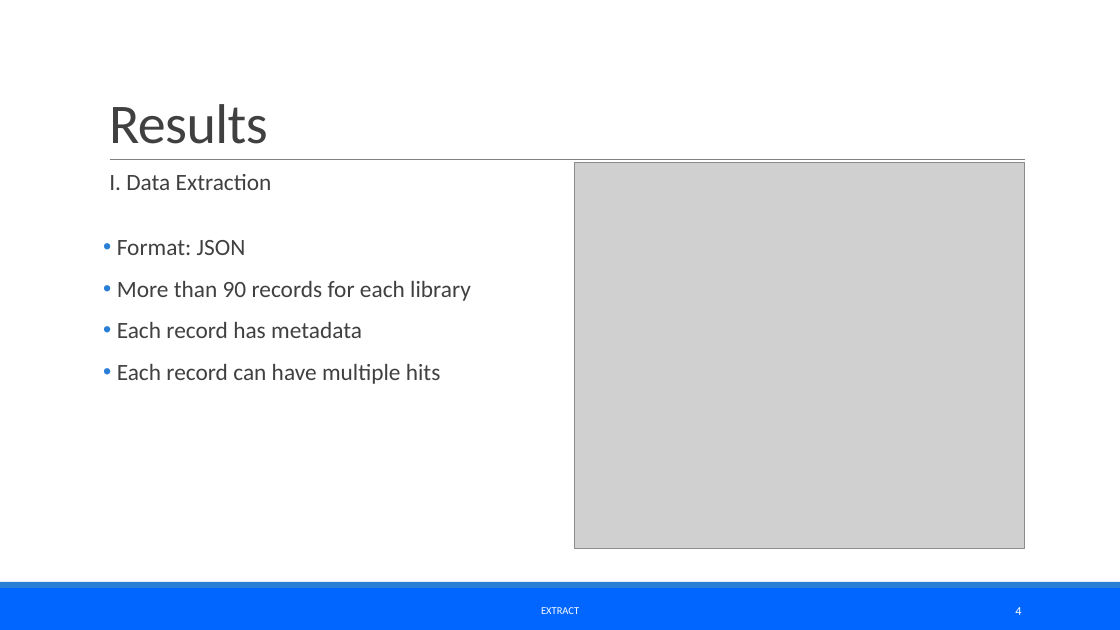
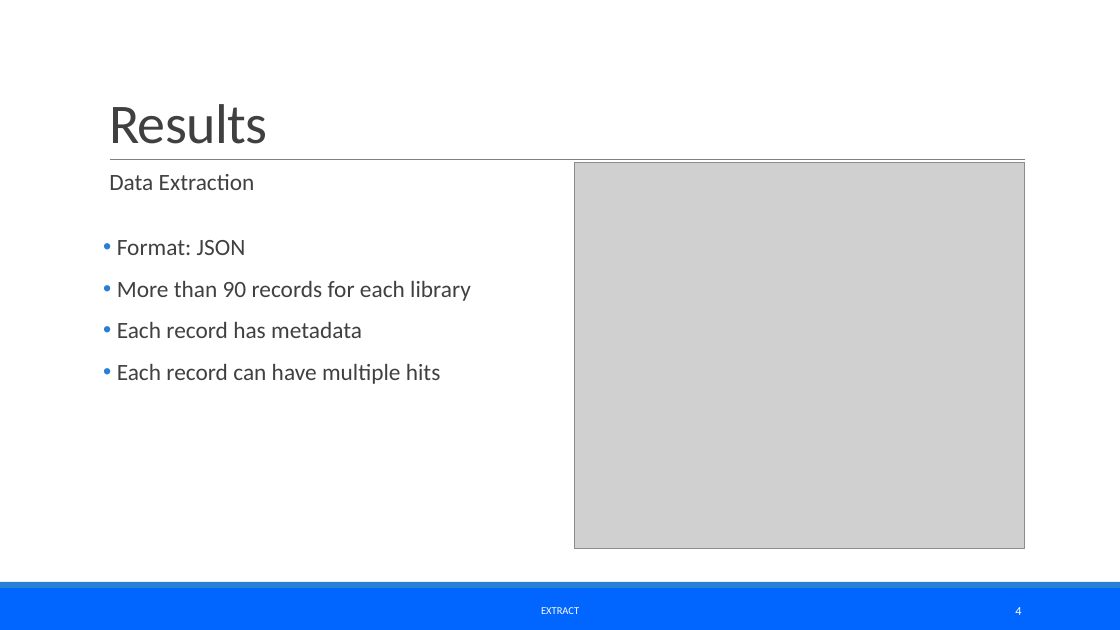
Before and after one commit to jozef1v/MS_Synthetic_Library, a slide deck: slide 4 of Presentation/Prezentácia_MS_Library.pptx. Drawn at 1120x630 pixels with LibreOffice and Linux fonts; fonts in the diff are those of the drawing; grey boxes stand for pictures. Boxes give left, top, right and bottom in pixels: in the first picture for what was removed or moved away, otherwise in the second. Text is boxed around its words. In the diff, an @@ line names an element or a change of style, - is before the commit and + after.

```diff
--- a/Presentation/Prezentácia_MS_Library.pptx
+++ b/Presentation/Prezentácia_MS_Library.pptx
@@ text at bbox=[109, 174, 255, 190]: text changed @@
-I. Data Extraction
+Data Extraction
```
Also in this commit, not shown: 13 other slides changed, 2 slides added, 20 other files.
